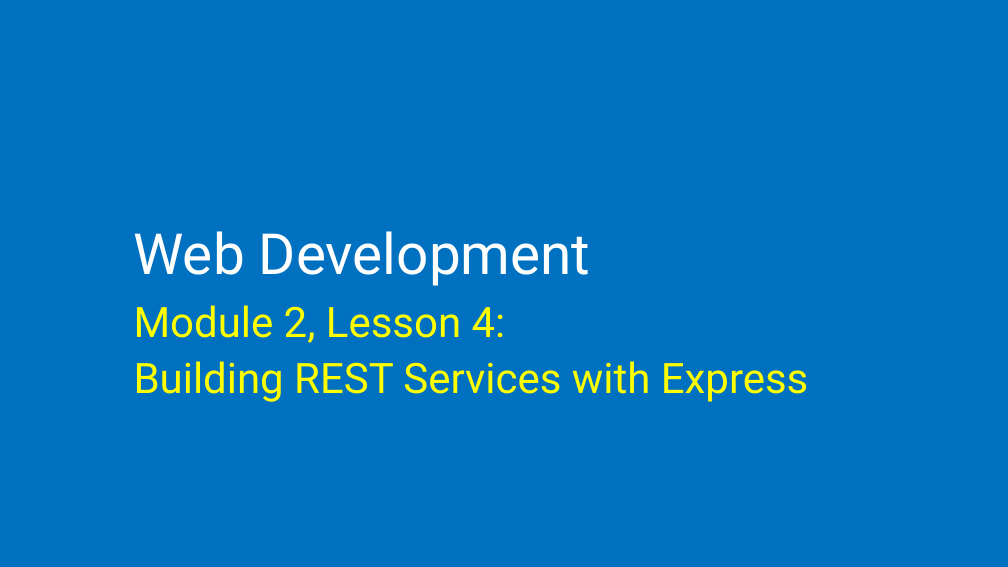
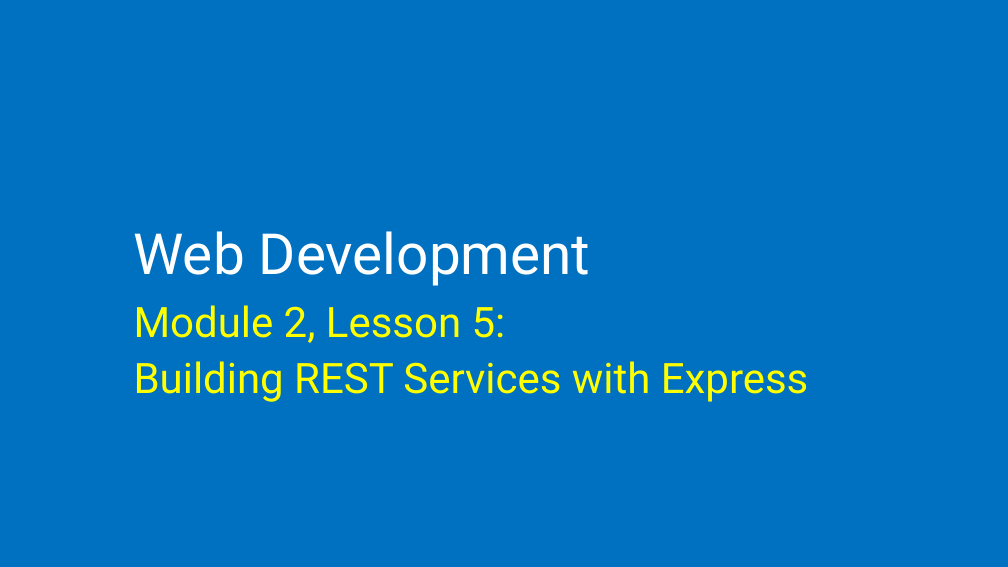
Before and after one commit to microsoft/AcademicContent, a slide deck: slide 1 of Complimentary Course Content/Module2/Lessons/Module2_Lesson5 Building REST Services with Express.pptx. Drawn at 1008x567 pixels with LibreOffice and Linux fonts; fonts in the diff are those of the drawing. Boxes give left, top, right and bottom in pixels: in the first picture for what was removed or moved away, otherwise in the second. Text is boxed around its words. In the diff, an @@ line names an element or a change of style, - is before the commit and + after.

Commit message:
removing lesson4 lab and code, updating ppts with correct titles, merging in Susans Lab 6 changes, updating Azats pictures to remove id info

```diff
--- a/Complimentary Course Content/Module2/Lessons/Module2_Lesson5 Building REST Services with Express.pptx
+++ b/Complimentary Course Content/Module2/Lessons/Module2_Lesson5 Building REST Services with Express.pptx
@@ subtitle at [134, 305, 506, 343]: text changed @@
-Module 2, Lesson 4:
+Module 2, Lesson 5:
```
Also in this commit, not shown: 14 other files.
